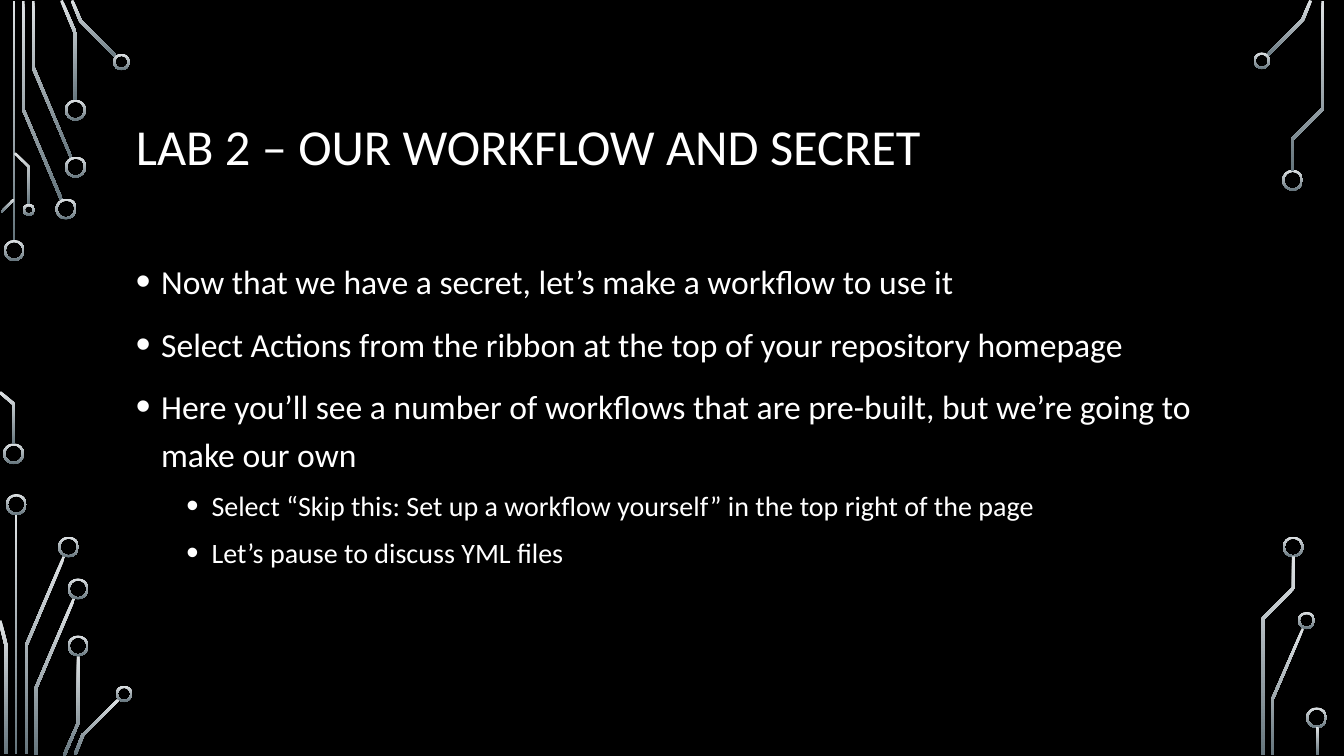
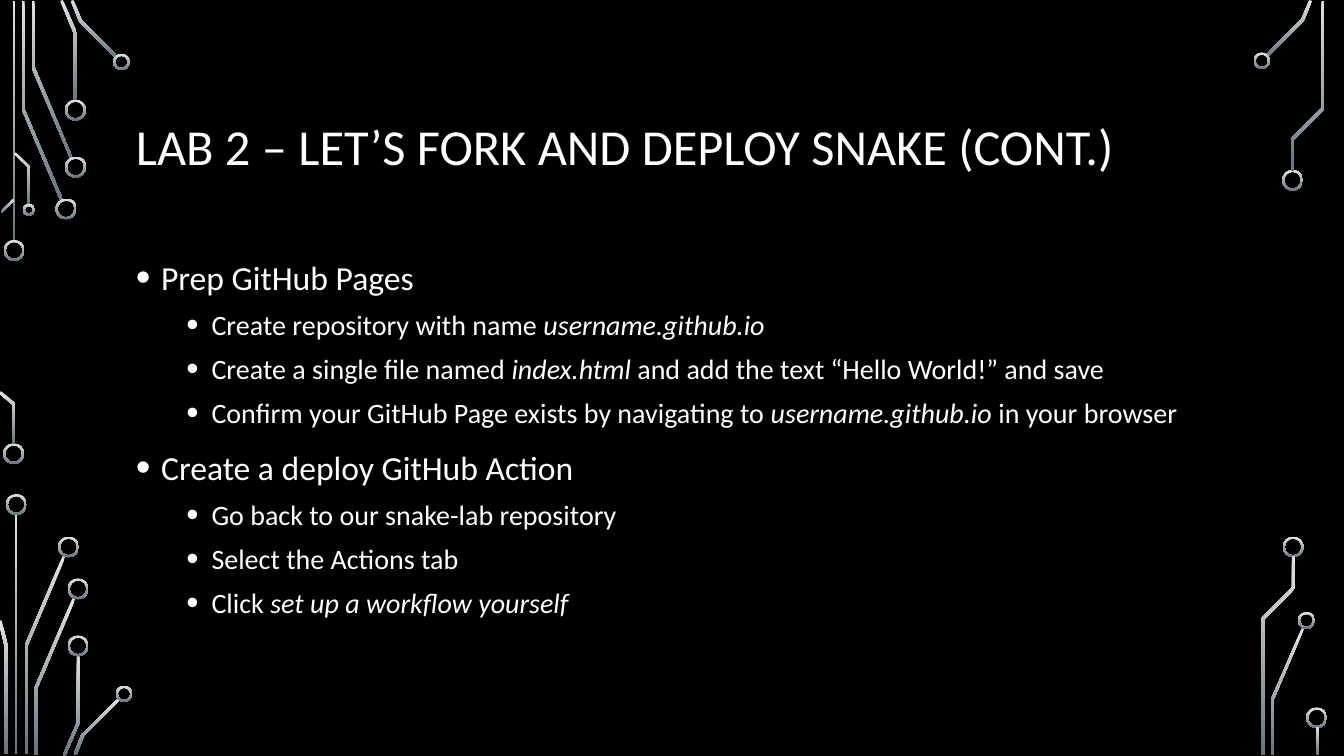
Before and after one commit to onideus/github-101-website, a slide deck: slide 24 of resources/Advanced github topics.pptx (slide 32 before the commit). Drawn at 1344x756 pixels with LibreOffice and Linux fonts; fonts in the diff are those of the drawing; background and template pictures are left out. Boxes give left, top, right and bottom in pixels: in the first picture for what was removed or moved away, otherwise in the second. Text is boxed around its words. In the diff, an @@ line names an element or a change of style, - is before the commit and + after.

```diff
--- a/resources/Advanced github topics.pptx
+++ b/resources/Advanced github topics.pptx
@@ title at (x1=136, y1=128, x2=1113, y2=172): text changed @@
-LAB 2 – OUR WORKFLOW AND SECRET
+LAB 2 – LET’S FORK AND DEPLOY SNAKE (CONT.)
@@ text at (x1=161, y1=266, x2=1177, y2=618): text changed; size 24 to 20 pt @@
-• Now that we have a secret, let’s make a workflow to use it
-• Select Actions from the ribbon at the top of your repository homepage
-• Here you’ll see a number of workflows that are pre-built, but we’re going to make our own
-  • Select “Skip this: Set up a workflow yourself” in the top right of the page
-  • Let’s pause to discuss YML files
+• Prep GitHub Pages
+  • Create repository with name username.github.io
+  • Create a single file named index.html and add the text “Hello World!” and save
+  • Confirm your GitHub Page exists by navigating to username.github.io in your browser
+• Create a deploy GitHub Action
+  • Go back to our snake-lab repository
+  • Select the Actions tab
+  • Click set up a workflow yourself
```
Also in this commit, not shown: 7 other slides changed, 8 slides removed, 1 other file.
